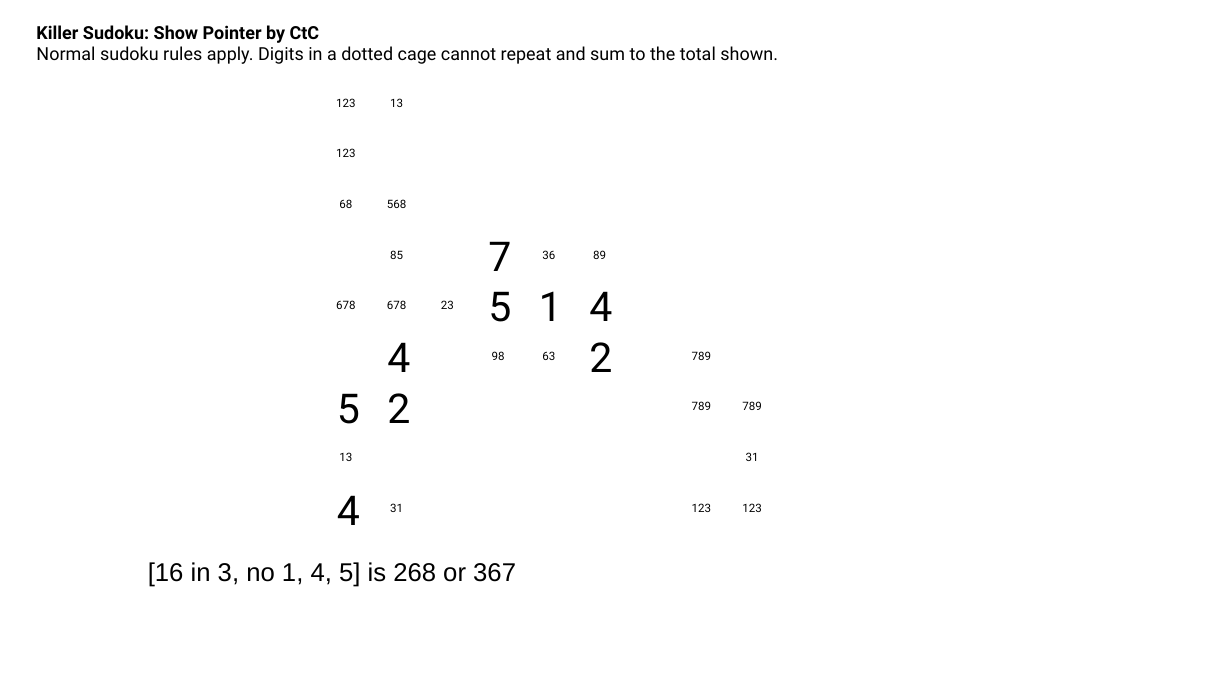
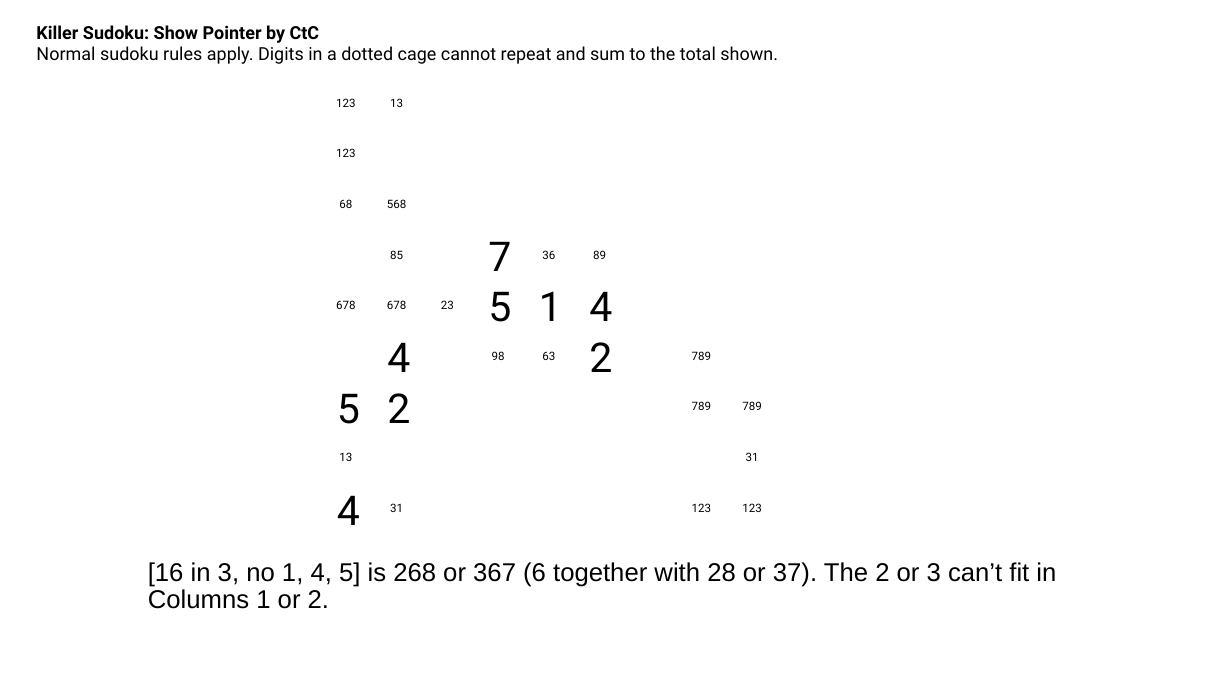
Before and after one commit to jhardis/WSJ_Number_Puzzles, a slide deck: slide 11 of 20261031_1.pptx (slide 12 before the commit). Drawn at 1232x693 pixels with LibreOffice and Linux fonts; fonts in the diff are those of the drawing; background and template pictures are left out. Boxes give left, top, right and bottom in pixels: in the first picture for what was removed or moved away, otherwise in the second. Text is boxed around its words. In the diff, an @@ line names an element or a change of style, - is before the commit and + after.

```diff
--- a/20261031_1.pptx
+++ b/20261031_1.pptx
@@ text at [148, 562, 1056, 609]: text changed @@
-[16 in 3, no 1, 4, 5] is 268 or 367
+[16 in 3, no 1, 4, 5] is 268 or 367 (6 together with 28 or 37). The 2 or 3 can’t fit in Columns 1 or 2.
```
Also in this commit, not shown: 38 other slides changed, 1 slide added, 11 slides removed.
